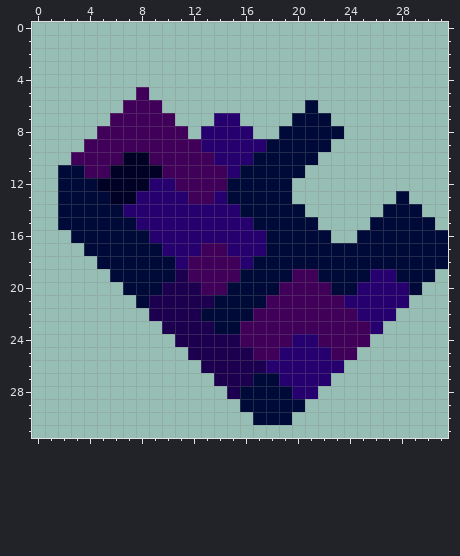
A pixel-art sprite gets an edit: sprites/items/Unicore.png. The picture above is the old version.
The file is 32x32 pixels.
After:
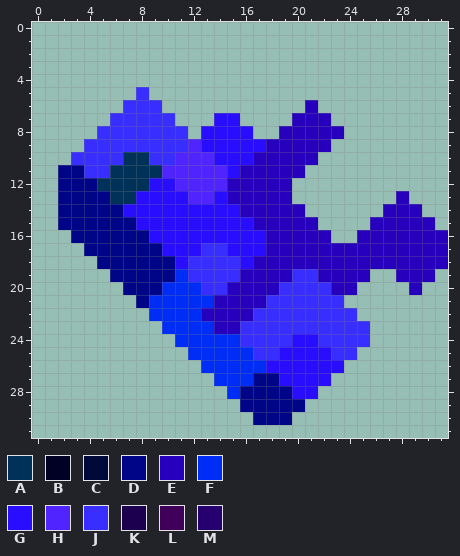
Palette (. is transparent): A #003159  B #000124  C #000a38  D #000587  E #2600bd  F #002df5  G #290dff  H #5024ff  J #382eff  K #1c004f  L #400059  M #270070
Difference:
Changed rows in their new state; - is an unchanged pixel.
first column x 2:
 5 ------J-----------------------
 6 -----JJJ-----------E----------
 7 ----JJJJJ---GG----EEE---------
 8 ---JJJJJJJ-GGGG--EEEEE--------
 9 --JJJJJJJJHGGGGGEEEEE---------
10 -JJJJAAJJHHHGGGEEEEE----------
11 DDJJAAAAHHHHHGEEEEE-----------
12 DDDAAAAGGHHHHEEEEE------------
13 DDDDAAGGGGHHGEEEEE--------E---
14 DDDDDGGGGGGGGGEEEEE------EEE--
15 DDDDDDGGGGGGGGGEEEEE----EEEEE-
16 -DDDDDDGGGGGGGGGEEEEE--EEEEEEE
17 --DDDDDDGGGJJGGGEEEEEEEEEEEEEE
18 ---DDDDDDGJJJJGEEEEEEEEEEEEEEE
19 ----DDDDDFJJJJEEEEJJEEEE..EEE-
20 -----DDDFFFJJEEEEJJJJEE....E--
21 ------DFFFFFEEEEJJJJJJ.....---
22 -------FFFFEEEEJJJJJJJJ...----
23 --------FFFFEEJJJJJJJJJJ.-----
24 ---------FFFFFJJJJGGJJJJ------
25 ----------FFFFFJJGGGGJJ-------
26 -----------FFFFFGGGGGG--------
27 ------------FFFDDGGGG---------
28 -------------FDDDDGG----------
29 --------------DDDDD-----------
30 ---------------DDD------------
